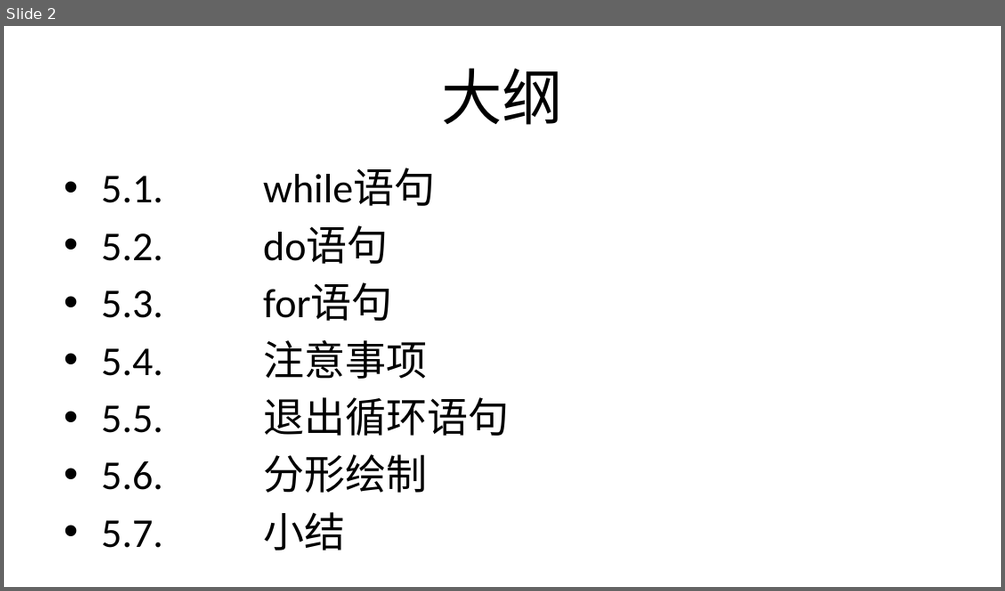
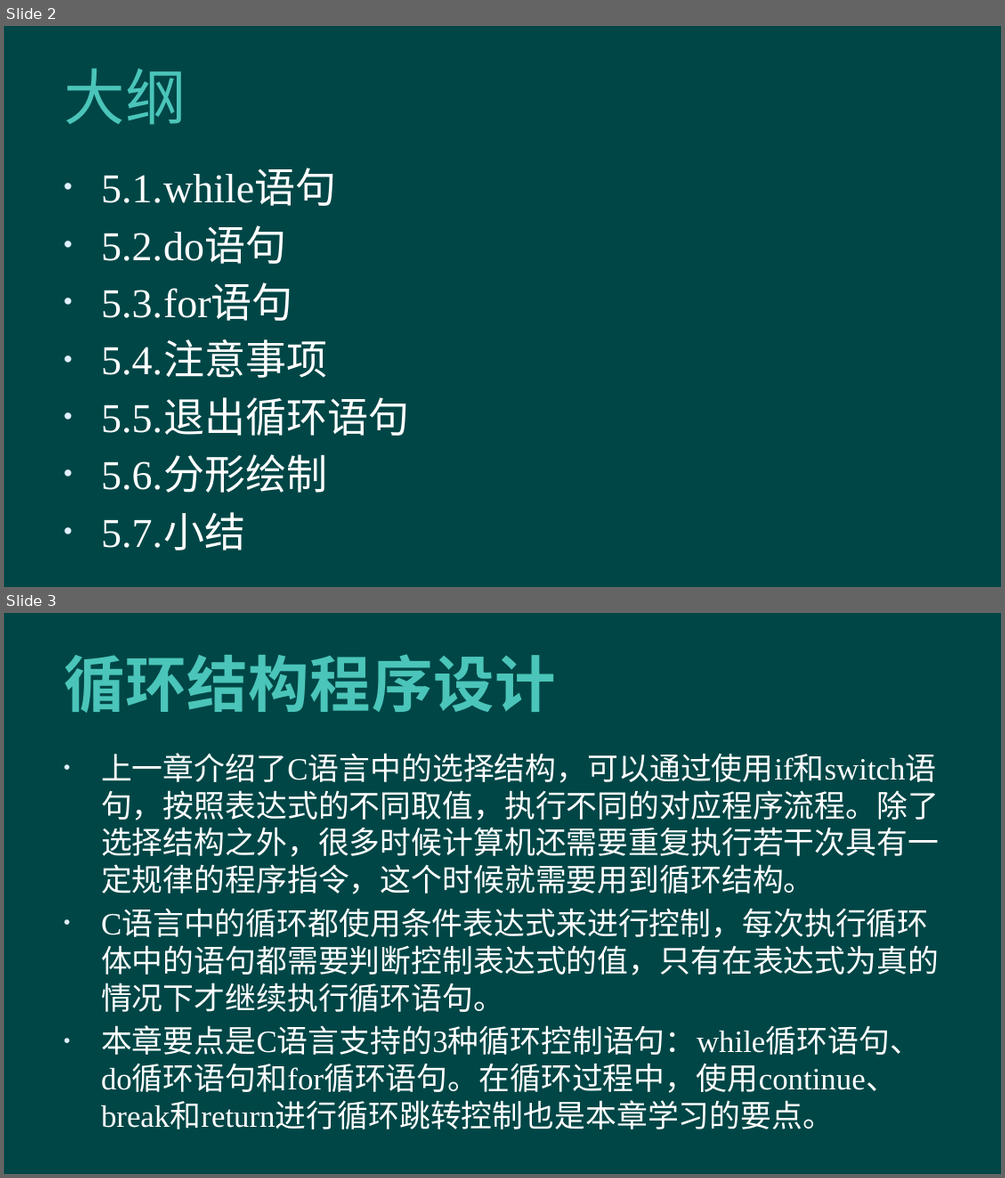
Before and after one commit to hanhonglei/Course_BasicGameProgramming, a slide deck: 第5章 循环结构程序设计/第5章 循环结构程序设计.pptx. Shown one above the other, each under a label of ours: slide 2 before the commit, slides 2 and 3 after it. The pictures are 1005x591 and 1005x1178 pixels, drawn with LibreOffice and Linux fonts; fonts in the diff are those of the drawing; background and template pictures are left out. Boxes give left, top, right and bottom in pixels: in the first picture for what was removed or moved away, otherwise in the second. Text is boxed around its words. In the diff, an @@ line names an element or a change of style, - is before the commit and + after.

```diff
--- a/第5章 循环结构程序设计/第5章 循环结构程序设计.pptx
+++ b/第5章 循环结构程序设计/第5章 循环结构程序设计.pptx
@@ slide 3 added at bbox=[4, 613, 1001, 1174], background #004646 @@
@@ title added at bbox=[64, 654, 556, 713], 44 pt, text #4BC5B9, bold @@
+循环结构程序设计
@@ text added at bbox=[101, 753, 938, 1129], 22.4 pt, text #FFFFFF @@
+• 上一章介绍了C语言中的选择结构，可以通过使用if和switch语句，按照表达式的不同取值，执行不同的对应程序流程。除了选择结构之外，很多时候计算机还需要重复执行若干次具有一定规律的程序指令，这个时候就需要用到循环结构。
+• C语言中的循环都使用条件表达式来进行控制，每次执行循环体中的语句都需要判断控制表达式的值，只有在表达式为真的情况下才继续执行循环语句。
+• 本章要点是C语言支持的3种循环控制语句：while循环语句、do循环语句和for循环语句。在循环过程中，使用continue、break和return进行循环跳转控制也是本章学习的要点。
@@ slide 2 changed as well @@
@@ background #FFFFFF to #004646 @@
@@ title "大纲" at bbox=[64, 68, 186, 125]: font Calibri to Lato, text colour #000000 to #4BC5B9, letter spacing 0 to 0.5 pt; alignment centre to left @@
@@ text "5.1. while语句" at bbox=[101, 171, 409, 550]: font Calibri to Times New Roman, text colour #000000 to #FFFFFF @@
```
Also in this commit, not shown: 1 other slide changed, 45 other slides added.
